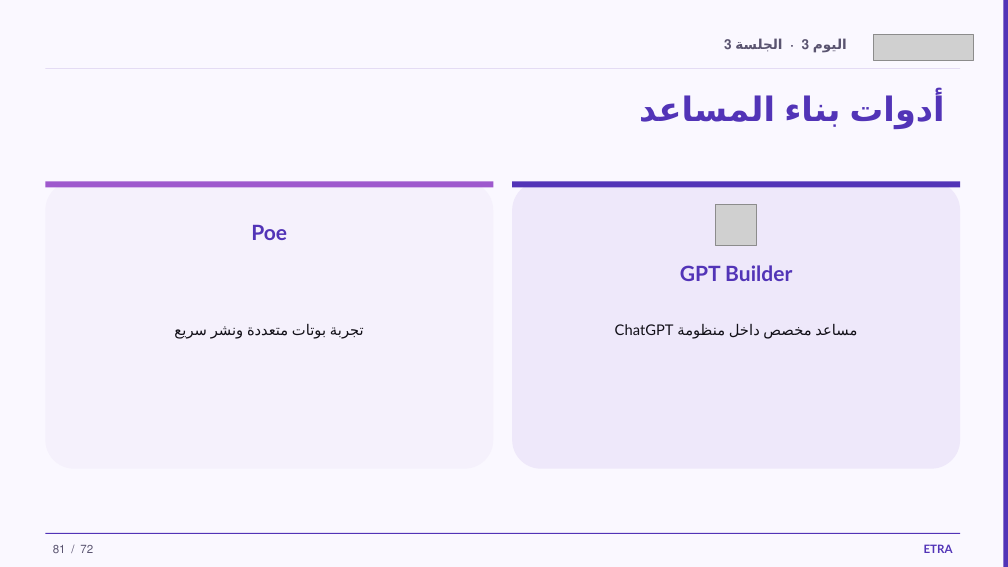
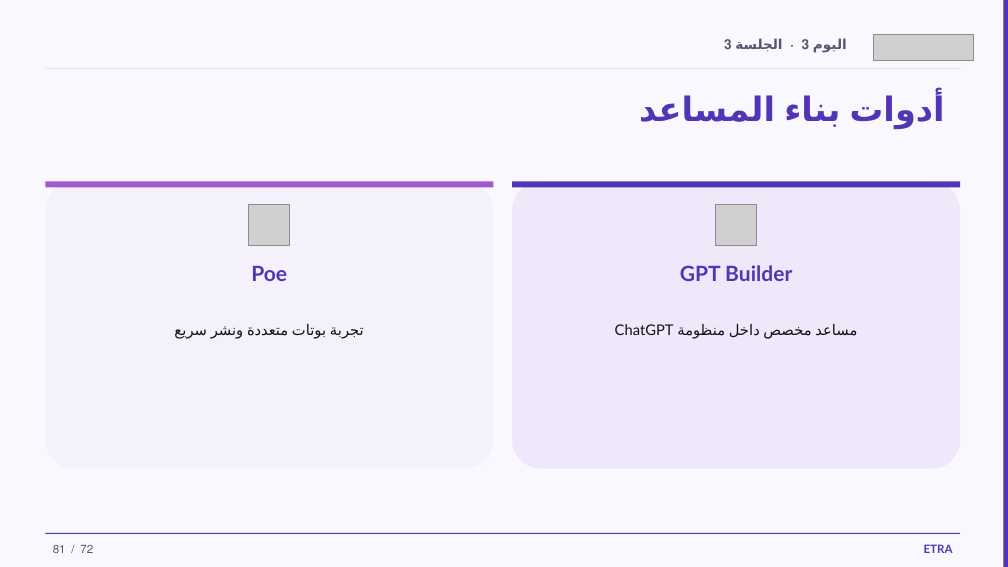
Before and after one commit to iksasa15/AI-ML, a slide deck: slide 72 of web-presentation/pdf-exports/ETRA-AI-Tools-Workshop-3Days-AR.pptx. Drawn at 1008x567 pixels with LibreOffice and Linux fonts; fonts in the diff are those of the drawing; grey boxes stand for pictures. Boxes give left, top, right and bottom in pixels: in the first picture for what was removed or moved away, otherwise in the second. Text is boxed around its words. In the diff, an @@ line names an element or a change of style, - is before the commit and + after.

Commit message:
feat: update workshop assets by replacing outdated icons, enhancing photo fetching script for improved logo sourcing, and refining tool icon mapping for better accuracy in presentations

```diff
--- a/web-presentation/pdf-exports/ETRA-AI-Tools-Workshop-3Days-AR.pptx
+++ b/web-presentation/pdf-exports/ETRA-AI-Tools-Workshop-3Days-AR.pptx
@@ picture added at bbox=[248, 204, 290, 246] @@
@@ text "Poe": place and size @@
-text "Poe" at bbox=[251, 225, 287, 240]
+text "Poe" at bbox=[251, 266, 287, 281]
```
Also in this commit, not shown: 3 other slides changed, 30 other files.
